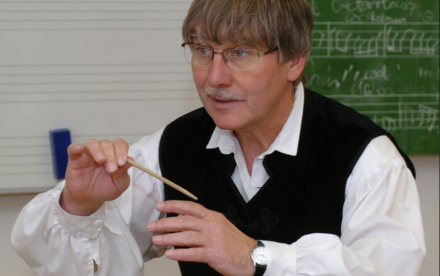
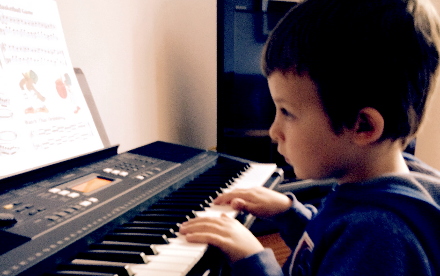
Revision of a layered 440px x 276px image; what changed, layer by layer:
added layer "Pasted Layer #1" above "Pasted Layer" over [0, 0, 440, 276]
